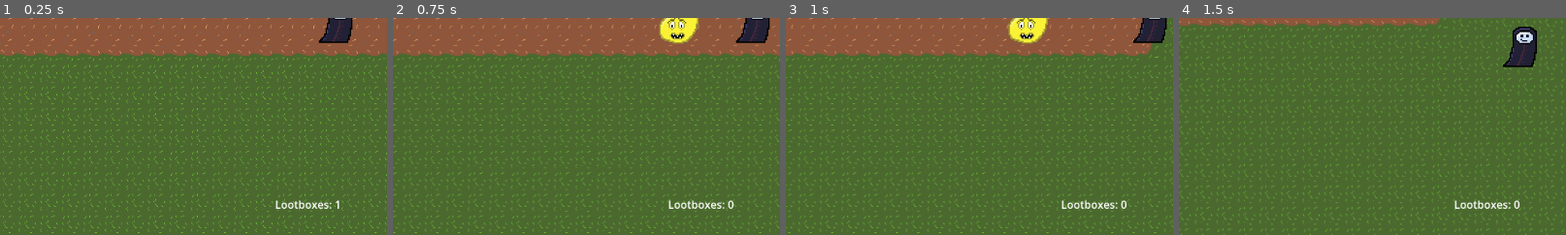
Above: before the commit, frames 1-4 (left to right).
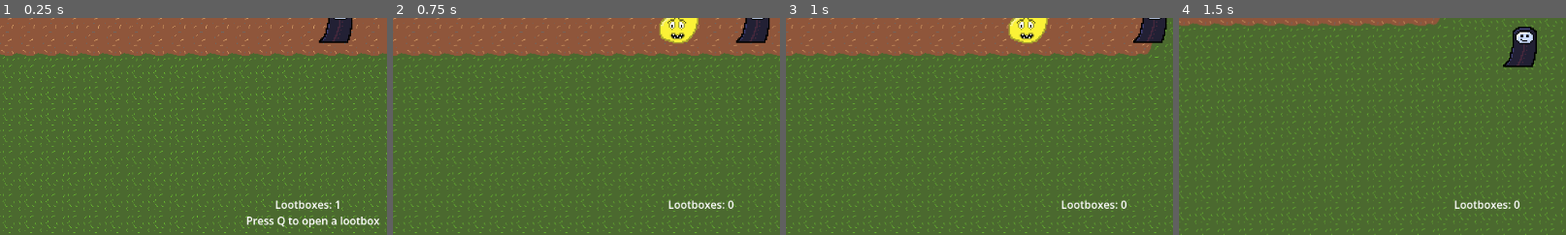
Above: after the commit, the same moments.

Repository: Uvecrep/Gamba
Game: Godot game, scene res://levels/main.tscn
Same seed, same stepped clock (60 frames per second), same inputs: the game is played once before the commit and once after it.
Inputs:
- Up to frame 1 (0.25 s): no input
- Up to frame 2 (0.75 s): tap Q (use_lootbox) at 0.5 s; hold D (right) from 0.53 s (still down); tap E (interact) at 0.6 s
- Up to frame 3 (1 s): keep holding D (right); tap Q (use_lootbox) at 0.8 s
- Up to frame 4 (1.5 s): release D (right) at 1.28 s; hold S (down) from 1.28 s (still down); tap Q (use_lootbox) at 1.35 s
The pictures show only the part of the screen within x 6-56%, y 49-99%; the shares and areas given below are measured in that part.

The runs differ from the first frame. In frame 1, 0.7% of the frame differs, in the area x 63-98%, y 91-97%; in frame 2, nothing differs; in frame 3, nothing differs; in frame 4, nothing differs.

Commit message:
add control hints

Diff:
--- a/entities/tree/tree.gd
+++ b/entities/tree/tree.gd
@@ -5,12 +5,16 @@
 @export var growth_interval_seconds: float = 30.0
 @export var max_fruit: int = 6
 @export var starting_fruit: int = 0
+@export var harvest_prompt_action: StringName = &"interact"
+@export var default_harvest_range: float = 96.0
 
 var _fruit_count: int = 0
 var _shown_fruit_indices: Array[int] = []
 var _rng: RandomNumberGenerator = RandomNumberGenerator.new()
+var _harvest_hint_text: String = "E"
 
 @onready var _growth_timer: Timer = $GrowthTimer
+@onready var _harvest_prompt_label: Label = $HarvestPromptLabel
 @onready var _fruit_sprites: Array[Sprite2D] = [
 	get_node_or_null("FruitSprites/Fruit1") as Sprite2D,
 	get_node_or_null("FruitSprites/Fruit2") as Sprite2D,
@@ -24,6 +28,7 @@
 	add_to_group("trees")
 	_rng.randomize()
 	_initialize_fruit_visuals()
+	_harvest_hint_text = _resolve_action_hint(harvest_prompt_action)
 
 	_growth_timer.wait_time = maxf(growth_interval_seconds, 0.01)
 	if not _growth_timer.timeout.is_connected(_on_growth_timer_timeout):
@@ -31,6 +36,10 @@
 
 	_set_fruit_count(starting_fruit)
 	_refresh_growth_timer()
+	_update_harvest_prompt()
+
+func _process(_delta: float) -> void:
+	_update_harvest_prompt()
 
 func get_fruit_count() -> int:
 	return _fruit_count
@@ -62,6 +71,7 @@
 func _set_fruit_count(value: int) -> void:
 	_fruit_count = clampi(value, 0, maxi(max_fruit, 0))
 	_update_fruit_visuals()
+	_update_harvest_prompt()
 	fruit_count_changed.emit(_fruit_count, max_fruit)
 
 func _refresh_growth_timer() -> void:
@@ -106,3 +116,54 @@
 	for fruit_sprite in _fruit_sprites:
 		if fruit_sprite != null:
 			fruit_sprite.visible = false
+
+func _update_harvest_prompt() -> void:
+	if _harvest_prompt_label == null:
+		return
+
+	var should_show := can_harvest() and _is_any_player_in_harvest_range()
+	_harvest_prompt_label.visible = should_show
+	if not should_show:
+		return
+
+	_harvest_prompt_label.text = "Press %s to harvest" % _harvest_hint_text
+
+func _is_any_player_in_harvest_range() -> bool:
+	var players := get_tree().get_nodes_in_group("players")
+	for player in players:
+		if not (player is Node2D):
+			continue
+
+		var harvest_range := maxf(default_harvest_range, 0.0)
+		var player_harvest_range: Variant = player.get("harvest_range")
+		if typeof(player_harvest_range) == TYPE_FLOAT or typeof(player_harvest_range) == TYPE_INT:
+			harvest_range = maxf(float(player_harvest_range), 0.0)
+
+		var player_node := player as Node2D
+		var distance_sq := global_position.distance_squared_to(player_node.global_position)
+		if distance_sq <= harvest_range * harvest_range:
+			return true
+
+	return false
+
+func _resolve_action_hint(action: StringName) -> String:
+	if not InputMap.has_action(action):
+		return String(action).to_upper()
+
+	var events: Array[InputEvent] = InputMap.action_get_events(action)
+	for event in events:
+		if event == null:
+			continue
+
+		if event is InputEventKey:
+			var key_event := event as InputEventKey
+			if key_event.physical_keycode != 0:
+				return OS.get_keycode_string(key_event.physical_keycode)
+			if key_event.keycode != 0:
+				return OS.get_keycode_string(key_event.keycode)
+
+		var event_text := event.as_text()
+		if not event_text.is_empty():
+			return event_text
+
+	return String(action).to_upper()
--- a/entities/tree/tree.tscn
+++ b/entities/tree/tree.tscn
@@ -59,3 +59,13 @@
 texture_filter = 1
 position = Vector2(65, 44)
 texture = ExtResource("3_2swbe")
+
+[node name="HarvestPromptLabel" type="Label" parent="." unique_id=582520813]
+visible = false
+z_index = 20
+offset_left = -88.0
+offset_top = 127.0
+offset_right = 92.0
+offset_bottom = 155.0
+text = "Press E to harvest"
+horizontal_alignment = 1
--- a/levels/main.tscn
+++ b/levels/main.tscn
@@ -35,6 +35,14 @@
 offset_right = 725.0
 offset_bottom = 613.0
 text = "Lootboxes: 0"
+
+[node name="LootboxPromptLabel" type="Label" parent="UI" unique_id=470985317]
+offset_left = 359.0
+offset_top = 609.0
+offset_right = 717.0
+offset_bottom = 637.0
+text = "Press Q to open a lootbox"
+horizontal_alignment = 1
 
 [node name="GameOverLayer" type="CanvasLayer" parent="." unique_id=696703801]
 process_mode = 2
--- a/scripts/lootbox_counter_hud.gd
+++ b/scripts/lootbox_counter_hud.gd
@@ -1,10 +1,17 @@
 extends CanvasLayer
 
 @export var player_path: NodePath = ^"../player"
+@export var use_lootbox_action: StringName = &"use_lootbox"
 
 @onready var _lootbox_count_label: Label = $LootboxCountLabel
+@onready var _lootbox_prompt_label: Label = $LootboxPromptLabel
+
+var _use_lootbox_hint_text: String = "lootbox button"
 
 func _ready() -> void:
+	_use_lootbox_hint_text = _resolve_action_hint(use_lootbox_action)
+	_update_prompt(0)
+
 	var player: Node = get_node_or_null(player_path)
 	if player == null:
 		_update_label(0)
@@ -27,4 +34,39 @@
 	_update_label(current)
 
 func _update_label(current_count: int) -> void:
-	_lootbox_count_label.text = "Lootboxes: %d" % maxi(current_count, 0)
+	var clamped_count := maxi(current_count, 0)
+	_lootbox_count_label.text = "Lootboxes: %d" % clamped_count
+	_update_prompt(clamped_count)
+
+func _update_prompt(current_count: int) -> void:
+	if _lootbox_prompt_label == null:
+		return
+
+	var should_show := current_count > 0
+	_lootbox_prompt_label.visible = should_show
+	if not should_show:
+		return
+
+	_lootbox_prompt_label.text = "Press %s to open a lootbox" % _use_lootbox_hint_text
+
+func _resolve_action_hint(action: StringName) -> String:
+	if not InputMap.has_action(action):
+		return String(action).to_upper()
+
+	var events: Array[InputEvent] = InputMap.action_get_events(action)
+	for event in events:
+		if event == null:
+			continue
+
+		if event is InputEventKey:
+			var key_event := event as InputEventKey
+			if key_event.physical_keycode != 0:
+				return OS.get_keycode_string(key_event.physical_keycode)
+			if key_event.keycode != 0:
+				return OS.get_keycode_string(key_event.keycode)
+
+		var event_text := event.as_text()
+		if not event_text.is_empty():
+			return event_text
+
+	return String(action).to_upper()
